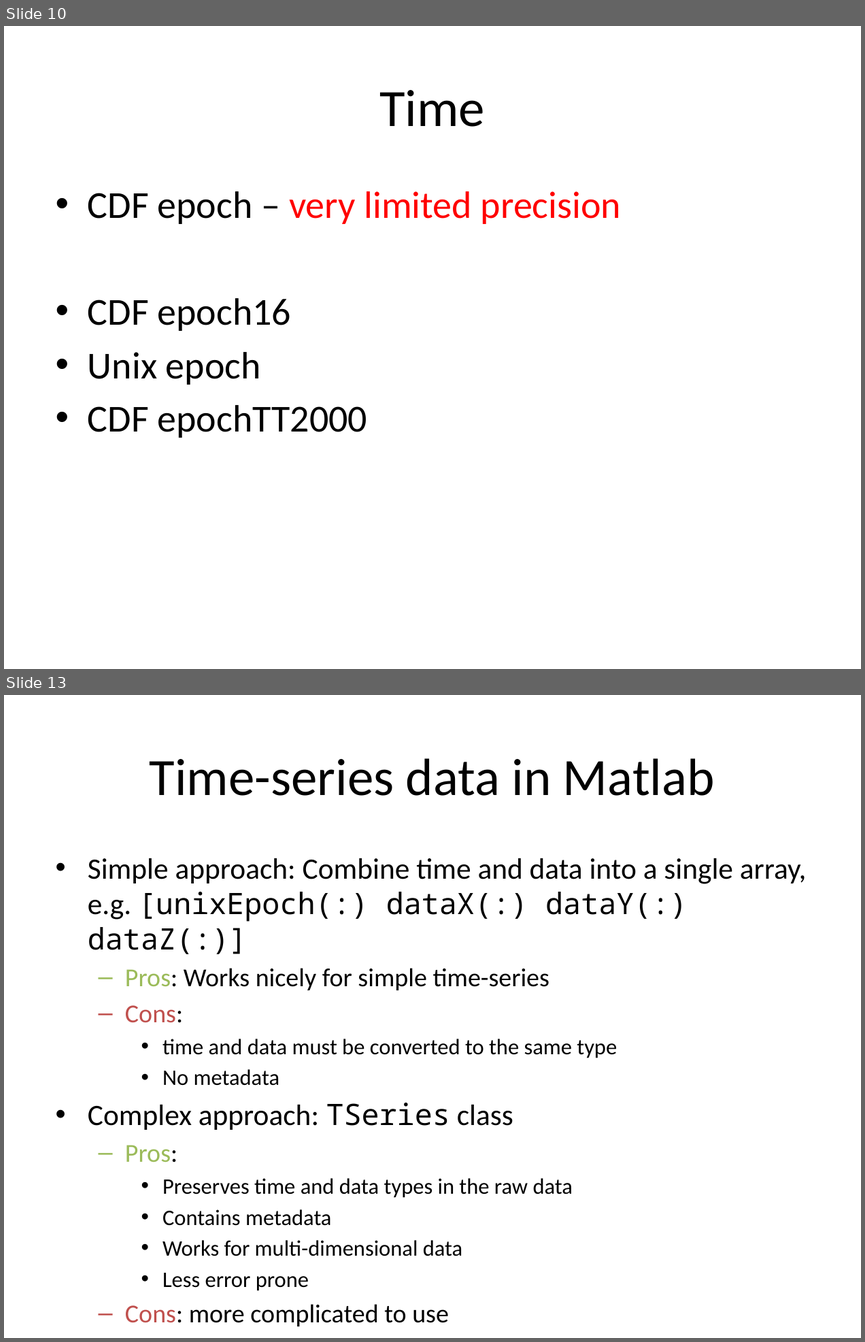
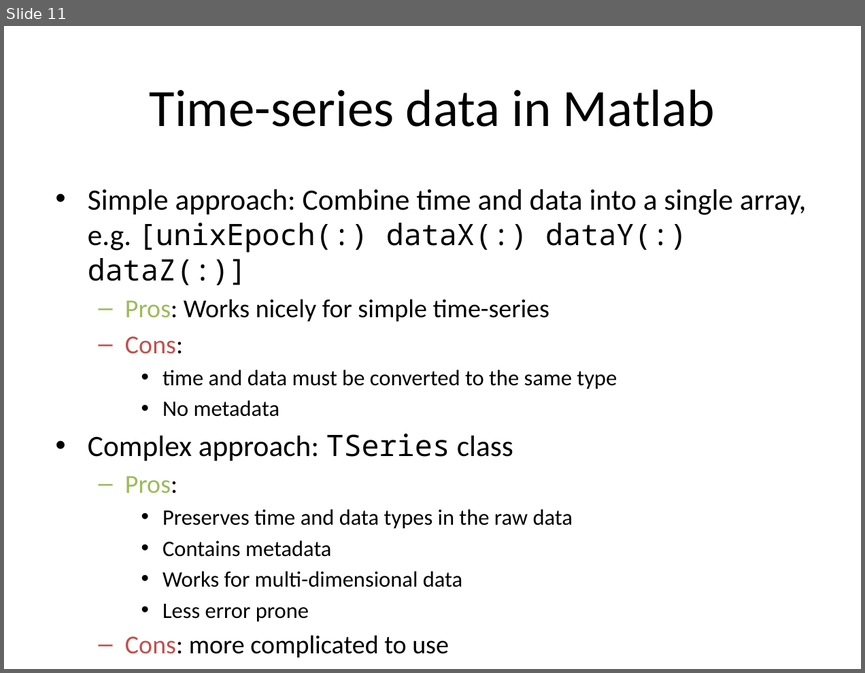
Before and after one commit to irfu/Nordita_Magnetic_Reconnection_School_2015, a slide deck: Lectures/Lecture_1.pptx. Shown one above the other, each under a label of ours: slides 10 and 13 before the commit, slide 11 after it; the slides between them are not shown. The pictures are 865x1342 and 865x673 pixels, drawn with LibreOffice and Linux fonts; fonts in the diff are those of the drawing. Boxes give left, top, right and bottom in pixels: in the first picture for what was removed or moved away, otherwise in the second. Text is boxed around its words. In the diff, an @@ line names an element or a change of style, - is before the commit and + after.

Commit message:
add ex on time

```diff
--- a/Lectures/Lecture_1.pptx
+++ b/Lectures/Lecture_1.pptx
@@ slide 10 removed at <box>4,26,861,669</box>, background #FFFFFF @@
@@ title removed at <box>379,90,485,127</box> @@
-Time
@@ text removed at <box>88,191,621,437</box> @@
-• CDF epoch – very limited precision
-• CDF epoch16
-• Unix epoch
-• CDF epochTT2000
@@ what was slide 13 is now slide 11 @@
```
Also in this commit, not shown: 7 slides changed, 1 other file.
